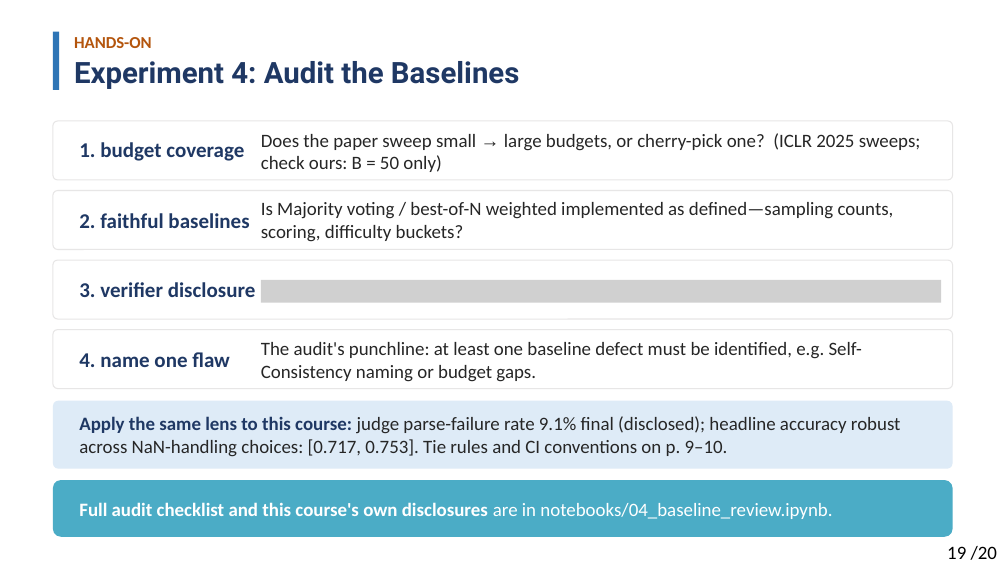
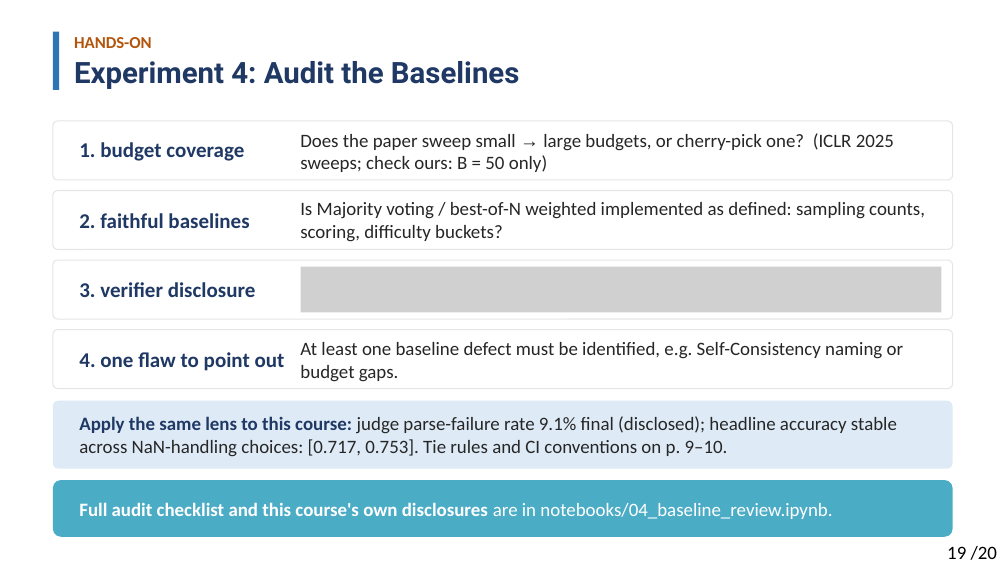
Before and after one commit to Solitus0726/search-vs-verify-course, a slide deck: slide 19 of slides/lecture_slides.pptx. Drawn at 1008x567 pixels with LibreOffice and Linux fonts; fonts in the diff are those of the drawing; grey boxes stand for pictures. Boxes give left, top, right and bottom in pixels: in the first picture for what was removed or moved away, otherwise in the second. Text is boxed around its words. In the diff, an @@ line names an element or a change of style, - is before the commit and + after.

```diff
--- a/slides/lecture_slides.pptx
+++ b/slides/lecture_slides.pptx
@@ text "Does the paper sweep small ..." rewrapped from bbox=[261, 133, 921, 172] to bbox=[300, 133, 894, 172] @@
@@ text at bbox=[300, 202, 925, 242]: text changed @@
-Is Majority voting / best-of-N weighted implemented as defined—sampling counts, scoring, difficulty buckets?
+Is Majority voting / best-of-N weighted implemented as defined: sampling counts, scoring, difficulty buckets?
@@ picture: place and size @@
-picture at bbox=[261, 280, 941, 302]
+picture at bbox=[301, 267, 941, 313]
@@ text at bbox=[79, 352, 285, 371]: text changed @@
-4. name one flaw
+4. one flaw to point out
@@ text at bbox=[300, 342, 904, 382]: text changed @@
-The audit's punchline: at least one baseline defect must be identified, e.g. Self-Consistency naming or budget gaps.
+At least one baseline defect must be identified, e.g. Self-Consistency naming or budget gaps.
@@ text at bbox=[79, 416, 897, 457]: text changed @@
-Apply the same lens to this course: judge parse-failure rate 9.1% final (disclosed); headline accuracy robust across NaN-handling choices: [0.717, 0.753]. Tie rules and CI conventions on p. 9–10.
+Apply the same lens to this course: judge parse-failure rate 9.1% final (disclosed); headline accuracy stable across NaN-handling choices: [0.717, 0.753]. Tie rules and CI conventions on p. 9–10.
```
Also in this commit, not shown: 17 other slides changed, 1 other file.
